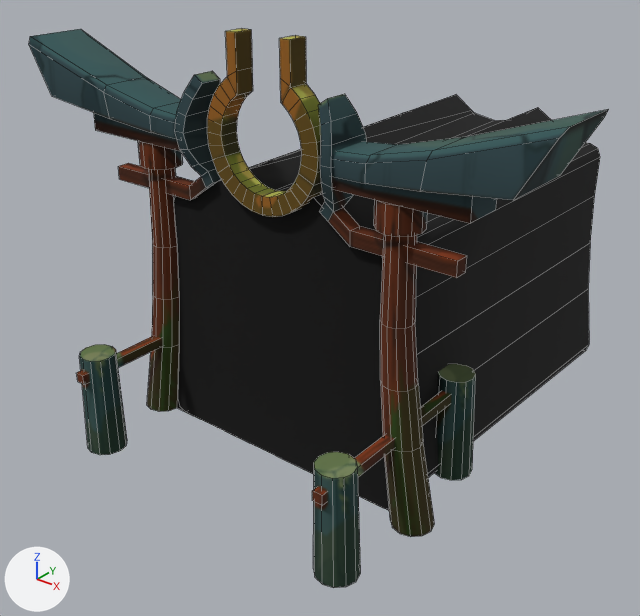
Renders of the FBX model Assets/Resources/Models/Torii_Portal.fbx from each side of a commit.
Both versions are drawn from a 50 mm camera at (8.61, -9.53, 9.09) aimed at (-0.23, 1.52, 2.24). Arrows for +X, +Y and +Z are at lower left; the lights stay in place. Mesh edges are drawn as thin lines. Where no turn or scale is listed for an object, it has been applied to the vertices.

Names of what the first picture shows: 'Doorway_Behind', 'Doorway_Behind_Mask', 'Doorway_Mask', 'Torii_Portal'.
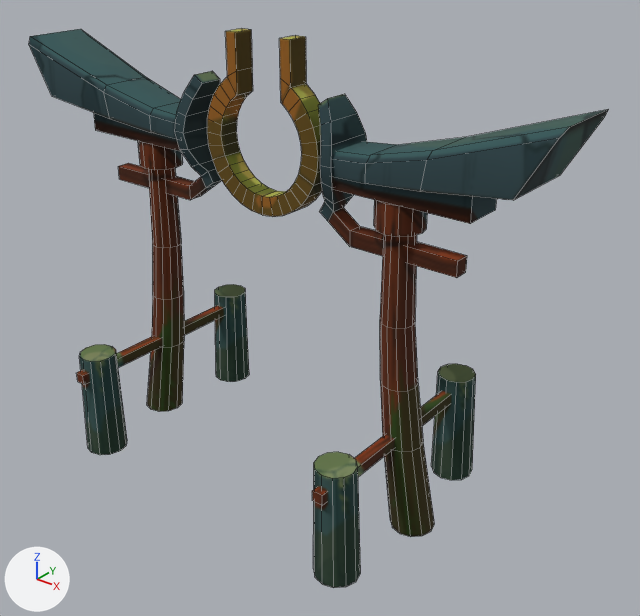
Commit message: Torii refakctor

Patch to the scene script:
```diff
--- a/Assets/Resources/Models/Torii_Portal.fbx.py
+++ b/Assets/Resources/Models/Torii_Portal.fbx.py
@@ ob_doorway_behind @@
-ob_doorway_behind = bpy.data.objects.new('Doorway_Behind', me_cylinder_016)
-ob_doorway_behind.location = (0.0, 0.0, 0.0)
@@ ob_doorway_mask @@
-ob_doorway_mask = bpy.data.objects.new('Doorway_Mask', me_cylinder_017)
-ob_doorway_mask.location = (0.0, 0.0, 0.0)
@@ ob_doorway_behind_mask @@
-ob_doorway_behind_mask = bpy.data.objects.new('Doorway_Behind_Mask', me_cylinder_023)
-ob_doorway_behind_mask.location = (0.0, 0.0, 0.0)
```

Changed parts and their boxes [x1, y1, x2, y2] in the pictures (640 x 616 px):
'Doorway_Mask', deleted (black)
    before: [173, 179, 389, 511]
'Doorway_Behind_Mask', deleted (black)
    before: [248, 95, 600, 477]
'Doorway_Behind', deleted (black)
    before: [249, 122, 426, 189]
